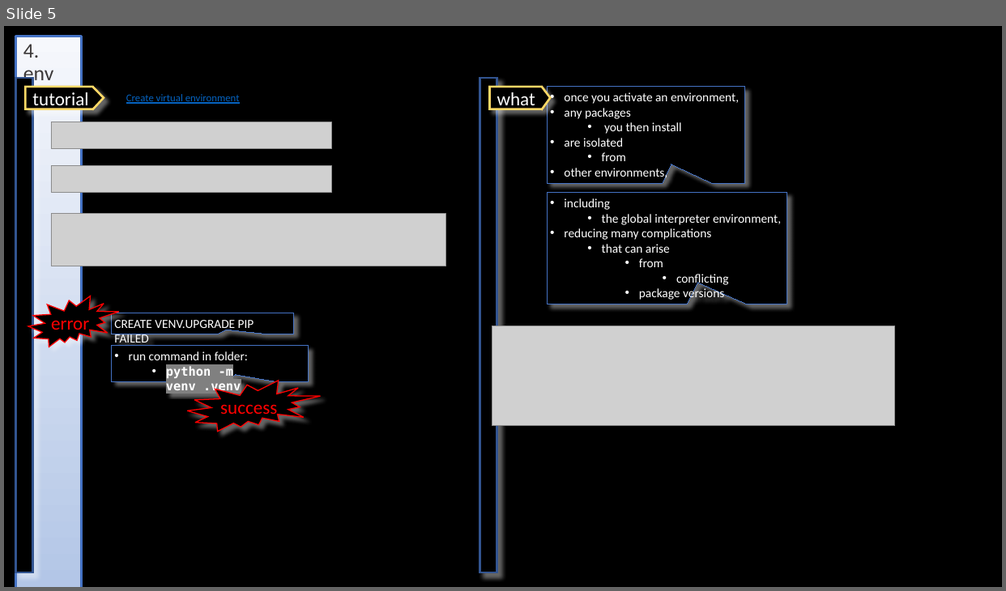
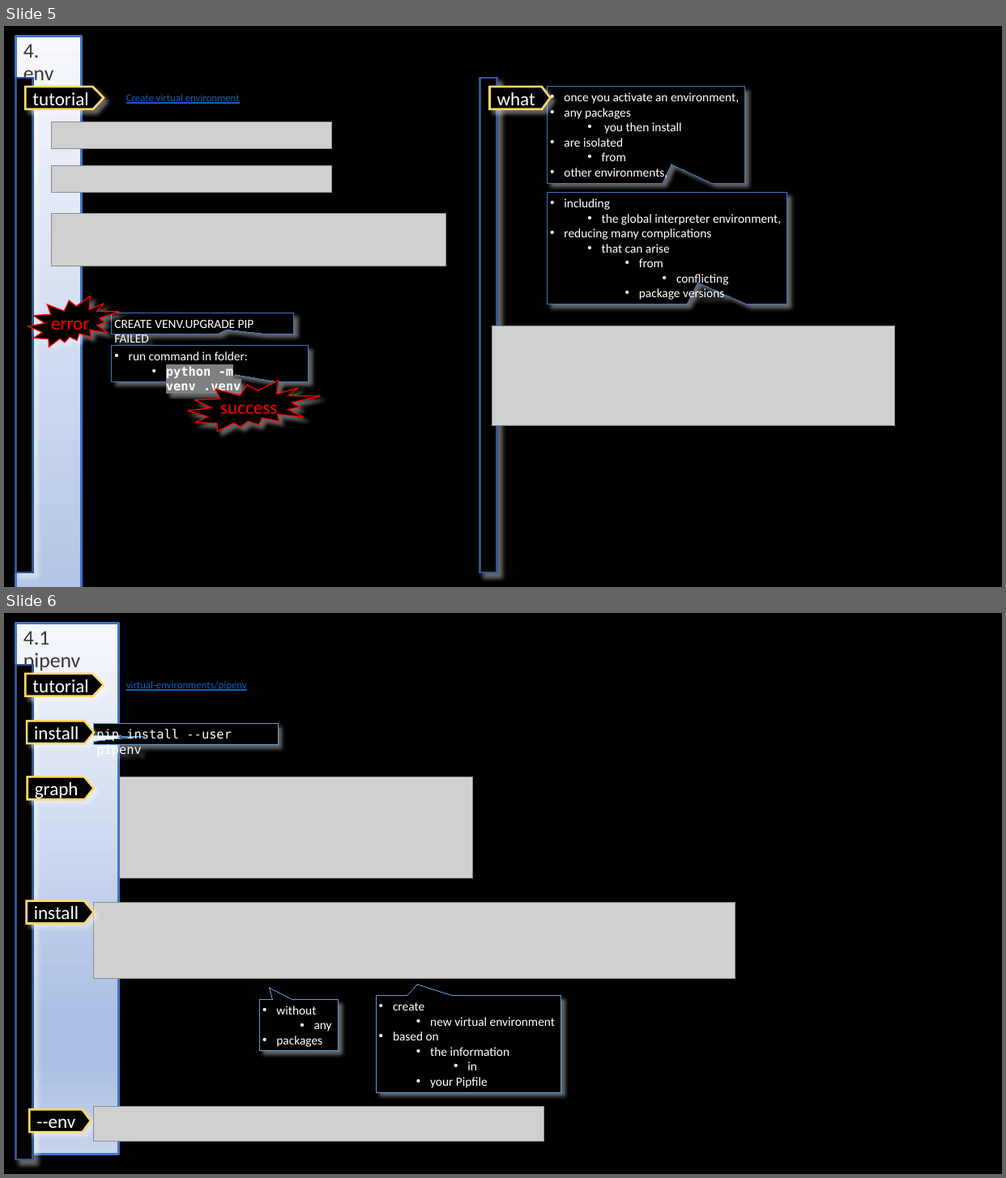
Before and after one commit to 1010836/portfolio, a slide deck: python/environment/environment.pptx. Shown one above the other, each under a label of ours: slide 5 before the commit, slides 5 and 6 after it. The pictures are 1006x591 and 1006x1178 pixels, drawn with LibreOffice and Linux fonts; fonts in the diff are those of the drawing; grey boxes stand for pictures; background and template pictures are left out. Boxes give left, top, right and bottom in pixels: in the first picture for what was removed or moved away, otherwise in the second. Text is boxed around its words. In the diff, an @@ line names an element or a change of style, - is before the commit and + after.

```diff
--- a/python/environment/environment.pptx
+++ b/python/environment/environment.pptx
@@ slide 6 added at <box>4,613,1002,1174</box>, background #000000 @@
@@ title added at <box>16,624,118,653</box>, fill gradient #F6F8FC to #ABC0E4 to #C7D5ED, outline #4472C4 2 pt, 20 pt, text #3B3838 @@
+4.1 pipenv
@@ rectangle added at <box>16,665,33,1160</box>, fill #000000, outline #325491 2 pt @@
@@ freeform shape added at <box>26,674,104,696</box>, fill #000000, outline #FFD966 2 pt, 18 pt, text #FFFFFF @@
+tutorial
@@ text added at <box>126,681,247,691</box>, 10 pt, text #0563C1, underline @@
+virtual-environments/pipenv
@@ freeform shape added at <box>27,721,94,743</box>, fill #000000, outline #FFD966 2 pt, 18 pt, text #FFFFFF @@
+install
@@ speech box added at <box>94,724,278,745</box>, fill #000000, outline #5B9BD5 0.75 pt, 12 pt, text #FFFFFF @@
+pip install --user pipenv
@@ freeform shape added at <box>27,777,94,799</box>, fill #000000, outline #FFD966 2 pt, 18 pt, text #FFFFFF @@
+graph
@@ picture added at <box>94,777,473,879</box> @@
@@ freeform shape added at <box>27,901,94,924</box>, fill #000000, outline #FFD966 2 pt, 18 pt, text #FFFFFF @@
+install
@@ picture added at <box>94,903,735,979</box> @@
@@ speech box added at <box>259,1000,338,1052</box>, fill #000000, outline #5B9BD5 0.75 pt, 12 pt, text #FFFFFF @@
+• without
+  • any
+• packages
@@ speech box added at <box>376,996,562,1093</box>, fill #000000, outline #5B9BD5 0.75 pt, 12 pt, text #FFFFFF @@
+• create
+  • new virtual environment
+• based on
+  • the information
+    • in
+  • your Pipfile
@@ freeform shape added at <box>29,1110,91,1132</box>, fill #000000, outline #FFD966 2 pt, 18 pt, text #FFFFFF @@
+--env
@@ picture added at <box>94,1106,543,1142</box> @@
```
Also in this commit, not shown: 2 other files.
